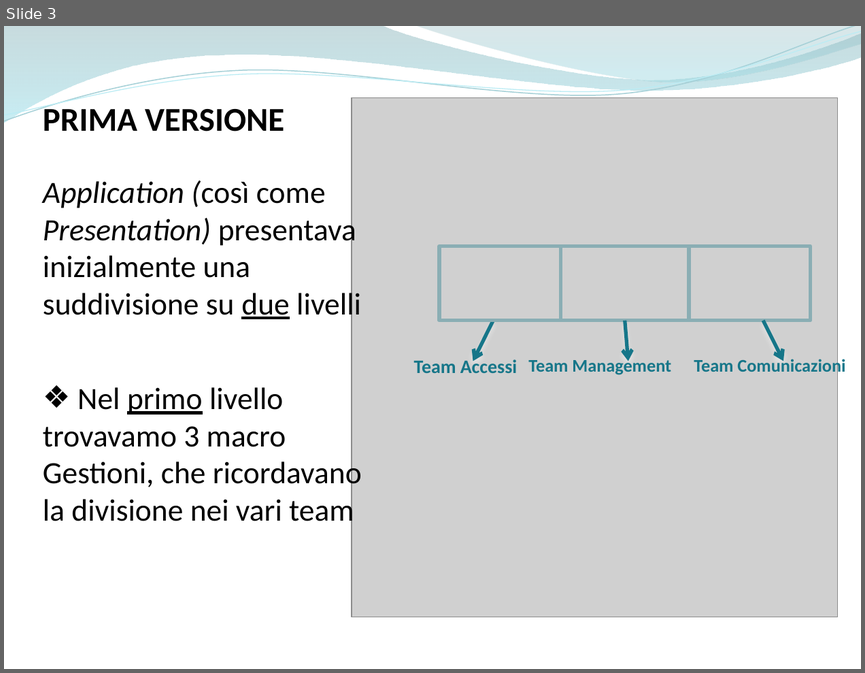
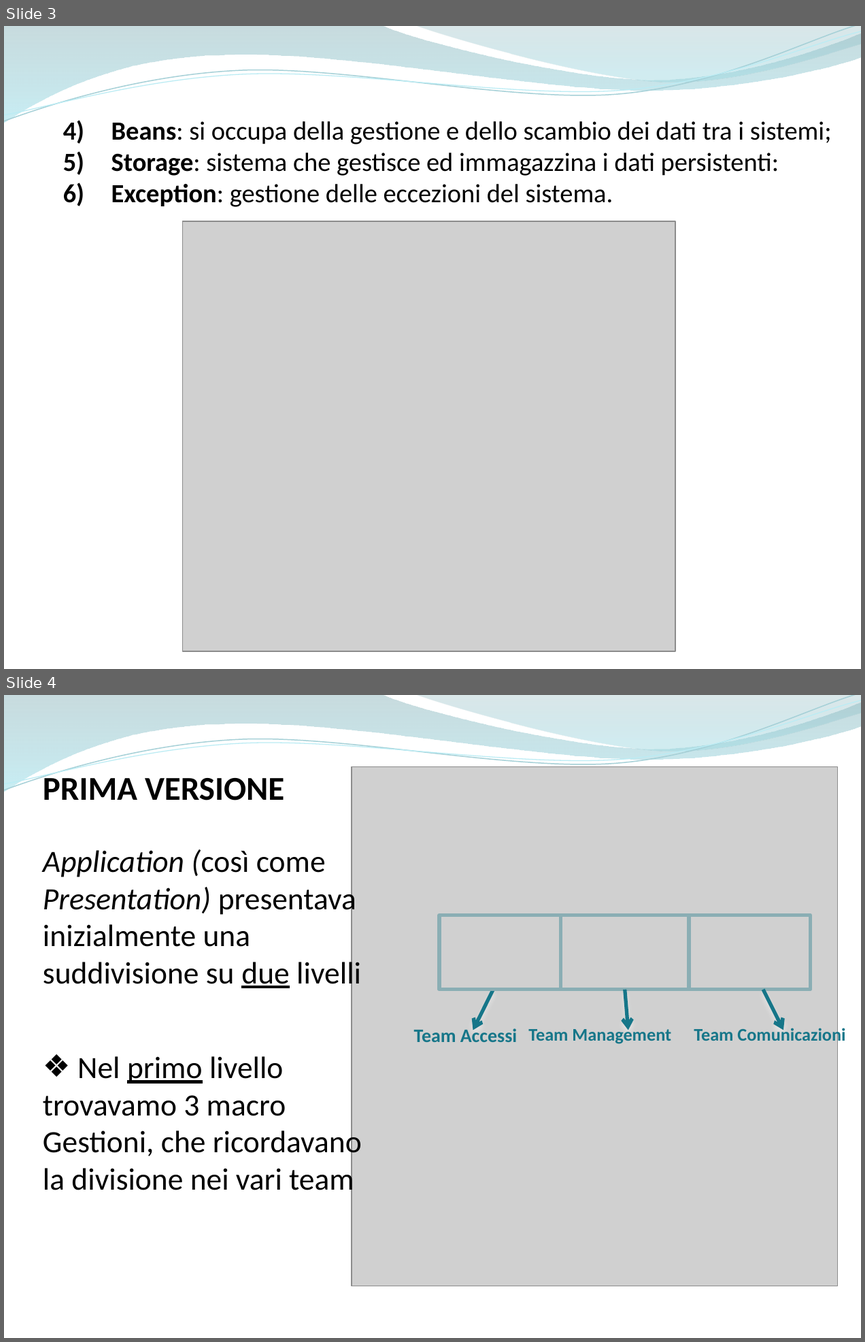
Before and after one commit to ammirate/at-silo, a slide deck: Presentazione/Atsilo2/Ferrara/Ferrara_M_PresentazioneFinale.pptx. Shown one above the other, each under a label of ours: slide 3 before the commit, slides 3 and 4 after it. The pictures are 865x673 and 865x1342 pixels, drawn with LibreOffice and Linux fonts; fonts in the diff are those of the drawing; grey boxes stand for pictures. Boxes give left, top, right and bottom in pixels: in the first picture for what was removed or moved away, otherwise in the second. Text is boxed around its words. In the diff, an @@ line names an element or a change of style, - is before the commit and + after.

```diff
--- a/Presentazione/Atsilo2/Ferrara/Ferrara_M_PresentazioneFinale.pptx
+++ b/Presentazione/Atsilo2/Ferrara/Ferrara_M_PresentazioneFinale.pptx
@@ slide 3 added at (4, 26, 861, 669), background #FFFFFF; not listed: 4 template elements that a slide beside it also shows @@
@@ text added at (63, 120, 832, 207), 22 pt, text #000000 @@
+4) Beans: si occupa della gestione e dello scambio dei dati tra i sistemi;
+5) Storage: sistema che gestisce ed immagazzina i dati persistenti:
+6) Exception: gestione delle eccezioni del sistema.
@@ picture added at (183, 221, 676, 652) @@
@@ what was slide 3 is now slide 4 @@
```
Also in this commit, not shown: 6 slides changed, 2 other slides added.
